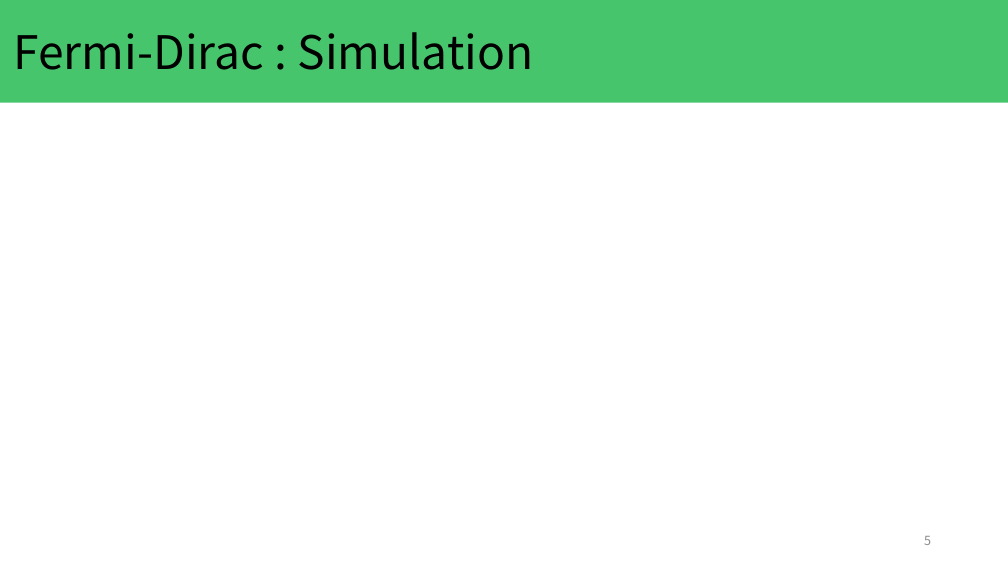
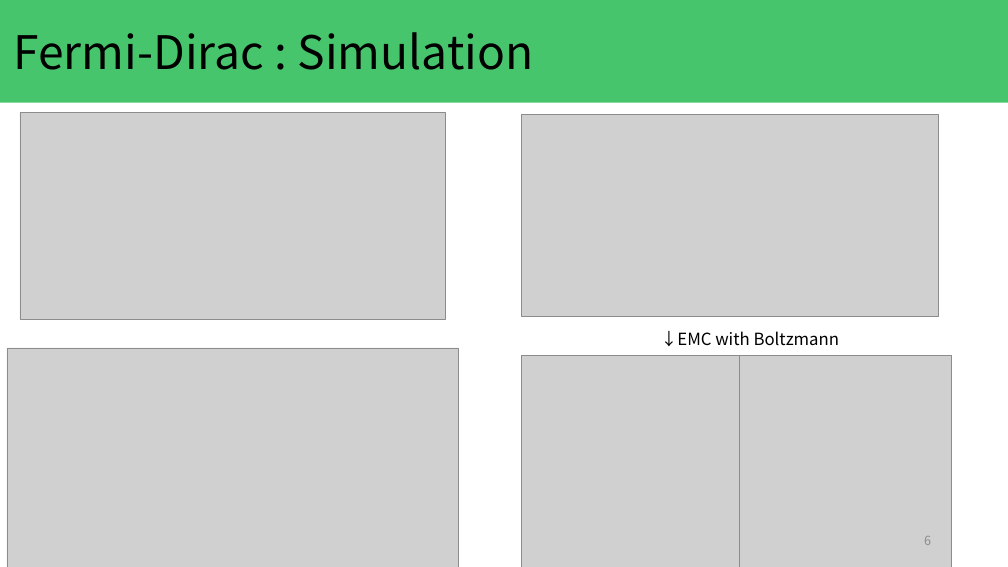
Before and after one commit to KeitoKubo/MonteCarlo-simulation-with-Fermi-degeneracy, a slide deck: slide 6 of presentation/kubo_20231129.pptx (slide 5 before the commit). Drawn at 1008x567 pixels with LibreOffice and Linux fonts; fonts in the diff are those of the drawing; grey boxes stand for pictures. Boxes give left, top, right and bottom in pixels: in the first picture for what was removed or moved away, otherwise in the second. Text is boxed around its words. In the diff, an @@ line names an element or a change of style, - is before the commit and + after.

```diff
--- a/presentation/kubo_20231129.pptx
+++ b/presentation/kubo_20231129.pptx
@@ picture added at [20, 113, 445, 319] @@
@@ picture added at [522, 114, 939, 317] @@
@@ picture added at [7, 348, 459, 567] @@
@@ picture added at [522, 355, 740, 567] @@
@@ text added at [661, 331, 840, 346], 16 pt, text #000000 @@
+↓EMC with Boltzmann
@@ picture added at [740, 355, 952, 567] @@
@@ page number at [924, 536, 931, 545]: text changed @@
-5
+6
```
Also in this commit, not shown: 4 other slides changed, 1 slide added, 1 slide removed, 14 other files.
